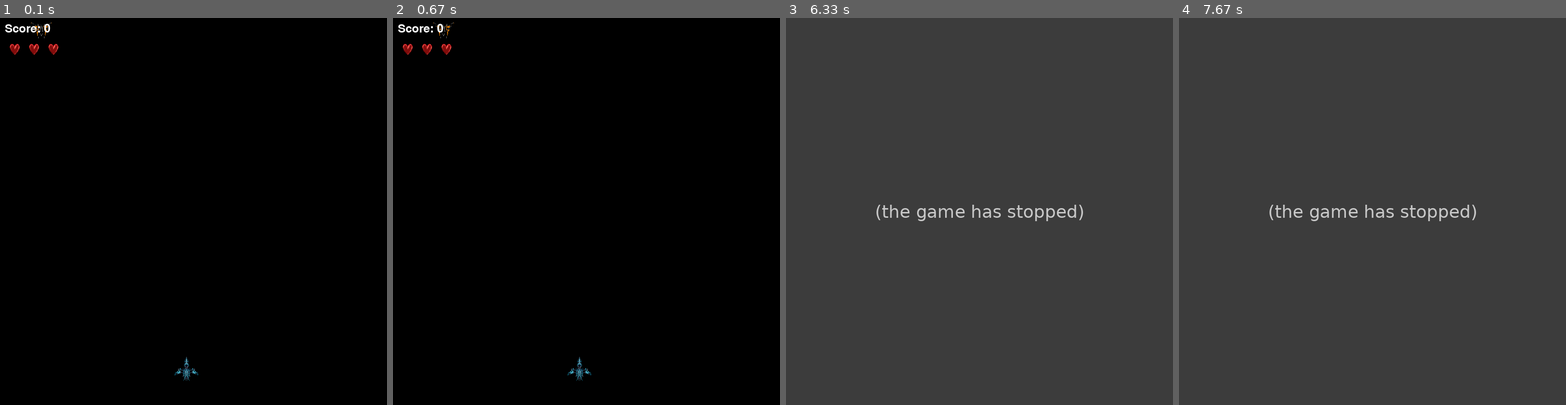
Above: before the commit, frames 1-4 (left to right).
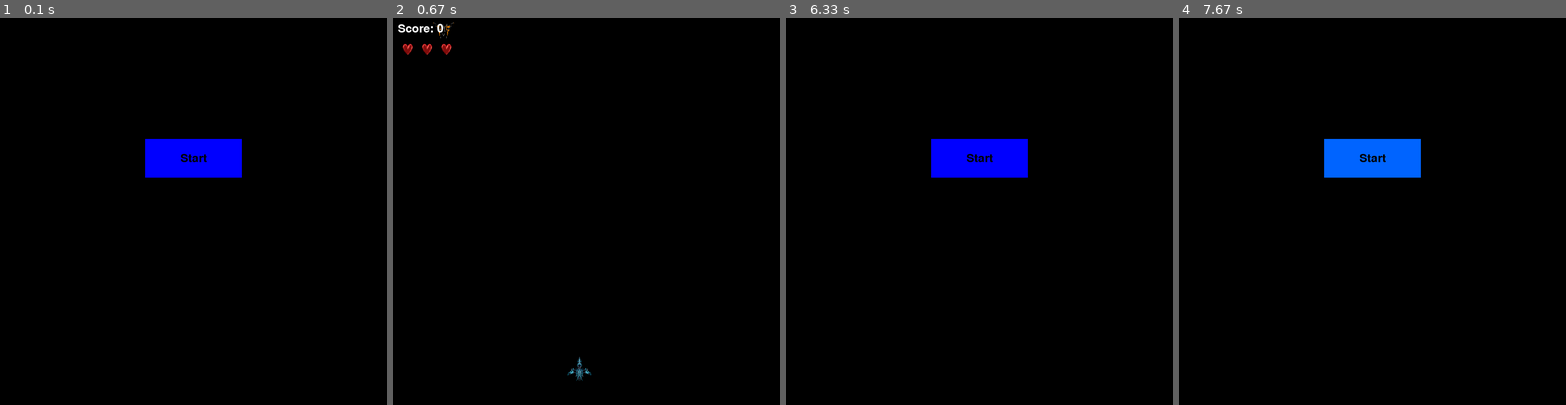
Above: after the commit, the same moments.

Repository: Equipe-Rocket-ES2024/PSA
Game: pygame game, started from main.py
Same seed, same stepped clock (60 frames per second), same inputs: the game is played once before the commit and once after it.
Inputs (mouse positions are in pixels of both pictures, inside the frame that each line leads up to):
- Up to frame 1 (0.1 s): no input
- Up to frame 2 (0.67 s): press the mouse at (586, 157) at 0.37 s; move the mouse to (540, 188) at 0.47 s; release the mouse at (493, 215) at 0.6 s
- Up to frame 3 (6.33 s): tap Space at 0.67, 1.07, 1.37, 1.57, 1.9, 2.2, 2.4, 2.7, 2.97, 3.3, 3.6, 3.73, 4.13, 4.43, 4.8, 5.2, 5.5, 5.7, 6, 6.2 s; hold Right 1-1.47 s; hold Up 1.5-1.8 s; hold Right 1.83-2.3 s; hold Left 2.33-2.87 s; hold Down 2.9-3.2 s; hold Left 3.23-3.63 s; hold Up 3.67-4.03 s; hold Right 4.07-4.7 s; hold Down 4.73-5.1 s; hold Left 5.13-5.6 s; hold Right 5.63-6.1 s; hold Up from 6.13 s (still down)
- Up to frame 4 (7.67 s): release Up at 6.43 s; click "Start" at 6.52 s; press the mouse at (1372, 157) at 6.83 s; move the mouse to (1314, 188) at 6.93 s; release the mouse at (1256, 215) at 7.07 s

The runs differ from the first frame. In frame 1, 2.9% of the frame differs, in the area x 1-63%, y 1-94%; in frame 2, nothing differs; in frame 3, 100%, in the area x 0-100%, y 0-100%; in frame 4, 100%.
Before the commit the program exited at 6.23 s; later frames show no game.

Commit message:
Menu iniciar

Diff:
--- a/main.py
+++ b/main.py
@@ -2,4 +2,4 @@
 
 if __name__ == "__main__":
     game = Game()
-    game.run_game()
+    game.menu_screen()
--- a/src/game/game.py
+++ b/src/game/game.py
@@ -31,13 +31,58 @@
         pygame.font.init()
         self.font = pygame.font.Font(None, 36)
         self.lives = 3
-        self.heart_sprite = self.pygame_engine.load_sprite_image(self.game_config_constants.HEART_01)
-        self.heart_sprite = self.pygame_engine.scale_sprite(self.heart_sprite, 40, 30)
-
+        self.heart_sprite = self.pygame_engine.load_sprite_image(
+            self.game_config_constants.HEART_01)
+        self.heart_sprite = self.pygame_engine.scale_sprite(
+            self.heart_sprite, 40, 30)
+
+    def draw_button(self, text, x, y, width, height, inactive_color, active_color, action=None):
+        """Desenha um botão na tela e detecta cliques."""
+        mouse = pygame.mouse.get_pos()
+        click = pygame.mouse.get_pressed()
+
+        # Detectar o hover sobre o botão
+        if x + width > mouse[0] > x and y + height > mouse[1] > y:
+            pygame.draw.rect(self.screen, active_color, (x, y, width, height))
+            if click[0] == 1 and action is not None:
+                action()
+        else:
+            pygame.draw.rect(self.screen, inactive_color,
+                             (x, y, width, height))
+
+        # Renderizar o texto dentro do botão
+        text_surface = self.font.render(text, True, (0, 0, 0))
+        text_rect = text_surface.get_rect(
+            center=(x + width / 2, y + height / 2))
+        self.screen.blit(text_surface, text_rect)
+
+    def menu_screen(self):
+        """Exibe a tela de menu com um botão Start."""
+        menu_running = True
+        while menu_running:
+            for event in pygame.event.get():
+                if event.type == Keys.QUIT.value:
+                    self.running = False
+                    self.pygame_engine.display_quit()
+                    menu_running = False
+                    break
+
+            # Preencher o fundo do menu com uma cor
+            self.screen.fill((0, 0, 0))
+
+            # Desenhar o botão "Start"
+            self.draw_button("Start", 300, 250, 200, 80,
+                             (0, 0, 255), (0, 100, 255), self.start_game)
+
+            pygame.display.update()
+
+    def start_game(self):
+        """Função chamada quando o botão Start é clicado."""
+        self.run_game()
 
     def run_game(self):
+        """Loop principal do jogo."""
         while self.running:
-
             for event in pygame.event.get():
                 if event.type == Keys.QUIT.value:
                     self.running = False
@@ -49,7 +94,7 @@
                     if event.type == pygame.KEYDOWN and event.key == Keys.K_SPACE.value:
                         spaceshipAliveList = list(
                             filter(self.spaceshipAlive, self.objects))
-                        if (spaceshipAliveList.__len__() > 0):
+                        if spaceshipAliveList.__len__() > 0:
                             self.add_objects(self.spaceship.shoot())
 
                 elif event.type == Keys.KEYDOWN.value:
